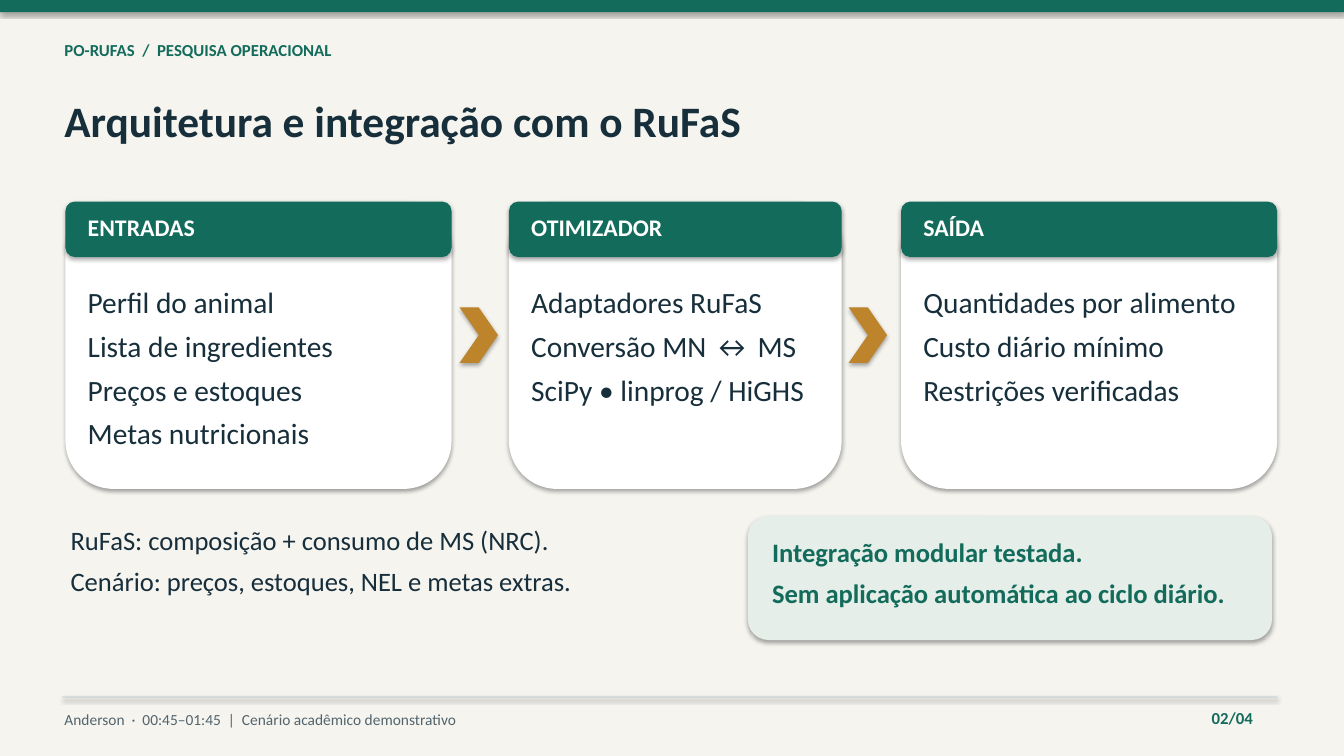
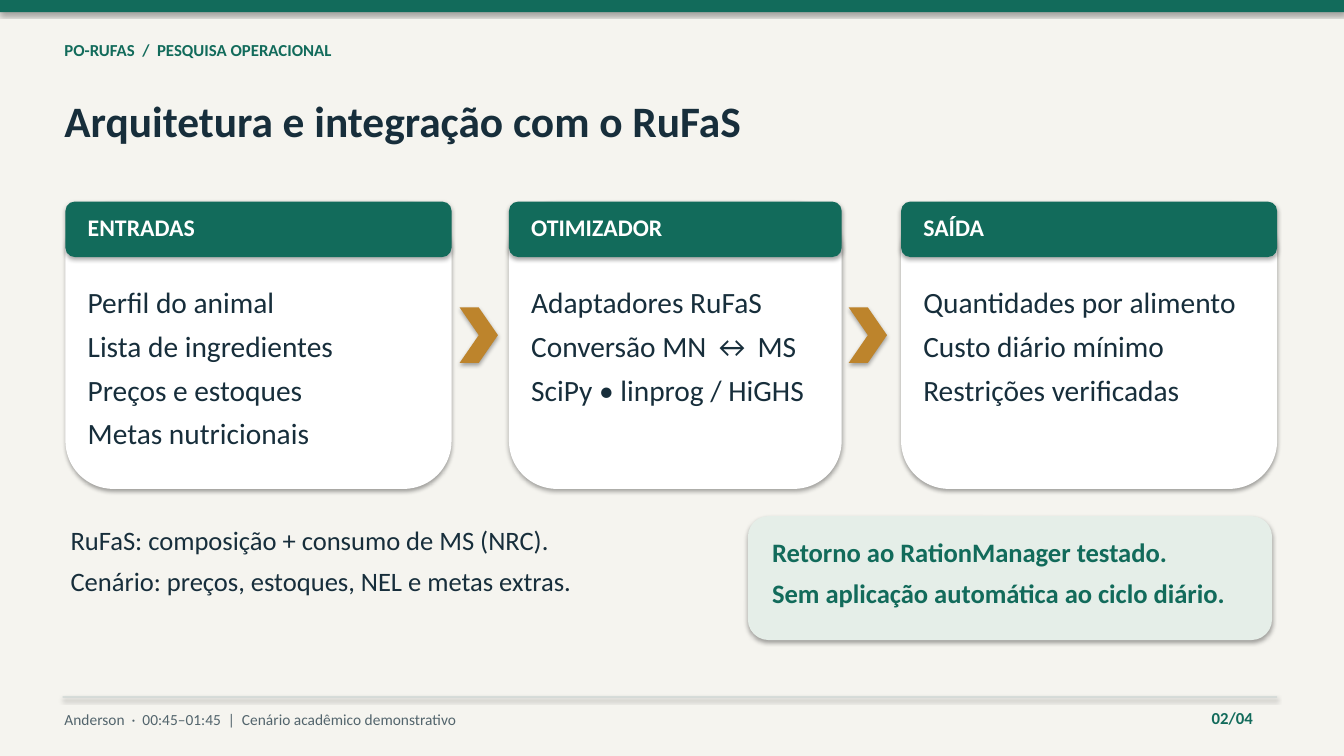
Before and after one commit to sophialannah/PO-Rufas, a slide deck: slide 2 of apresentacao/apresentacao_rufas_5min.pptx. Drawn at 1344x756 pixels with LibreOffice and Linux fonts; fonts in the diff are those of the drawing. Boxes give left, top, right and bottom in pixels: in the first picture for what was removed or moved away, otherwise in the second. Text is boxed around its words. In the diff, an @@ line names an element or a change of style, - is before the commit and + after.

```diff
--- a/apresentacao/apresentacao_rufas_5min.pptx
+++ b/apresentacao/apresentacao_rufas_5min.pptx
@@ text at (x1=772, y1=543, x2=1167, y2=567): text changed @@
-Integração modular testada.
+Retorno ao RationManager testado.
```
Also in this commit, not shown: 1 other slide changed, 35 other files.
